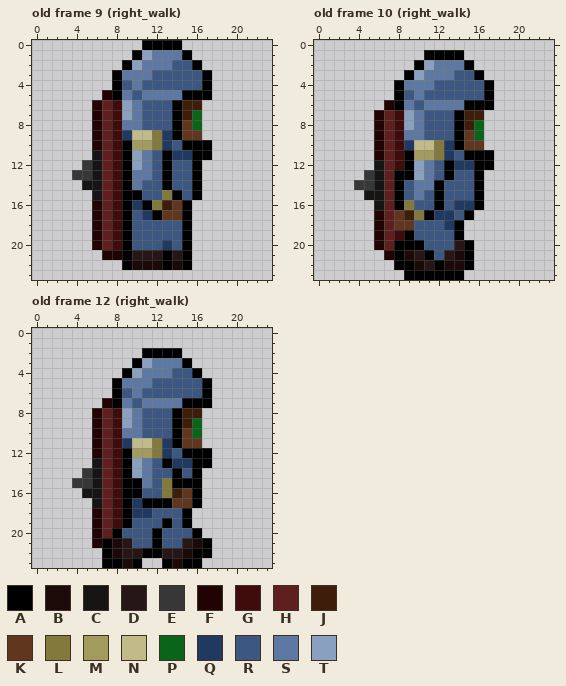
File history of a pixel-art file, art/shield_guy/shield_guy.ase. That is the earlier state.
24x24 pixels, 24 frames. Shown: old frame 9 (right_walk), old frame 10 (right_walk), old frame 12 (right_walk). The commit also changed other frames, which this record leaves out.
Palette (. is transparent): A #000000  B #1c0a09  C #161514  D #261615  E #383737  F #210303  G #3f0b0b  H #601f1f  J #3f1d0b  K #60361f  L #82793b  M #a39b5d  N #c1bb89  P #0a641a  Q #1f3960  R #3b5782  S #5d79a3  T #89a0c1
Pixels before, old frame 9 (right_walk), first column x 4:
 0 .......AAAA...
 1 ......ATSSSA..
 2 .....ATSSSRRA.
 3 ....ASSSRRRRRA
 4 ....ARSRRRRRRA
 5 ...FASRSSSSAAA
 6 ..FHGTSRRRAJJ.
 7 ..FHGTSRRRAJP.
 8 ..FHGSSRRRAKP.
 9 ..FHGQNNLQAKK.
10 ..FHGAMMLQRAAA
11 ..CHGATSRAQQAA
12 .ECHGATSRARRA.
13 EECHGASSRARRA.
14 .CCHGASRRARRA.
15 ..CHGAARRLARA.
16 ..FHGAQALJKA..
17 ..FHGARQAKKA..
18 ..FHGARRRRRA..
19 ..FHGARRRRRA..
20 ..FHGARRRQRA..
21 ...FFADDDADA..
22 .....ABBBABA..
Pixels before, old frame 10 (right_walk), first column x 4:
 1 .......AAAA...
 2 ......ATSSSA..
 3 .....ATSSSRRA.
 4 ....ASSSRRRRRA
 5 ....ARSRRRRRRA
 6 ...FASRSSSSAAA
 7 ..FHGTSRRRAJJ.
 8 ..FHGTSRRRAJP.
 9 ..FHGSSRRRAKP.
10 ..FHGQNNLQAKK.
11 ..FHGAMMLQRAAA
12 ..CHGATSRAQQAA
13 .ECHAATSRARRA.
14 EECHARSSARRRA.
15 .CCHARSRARRRA.
16 ..CHALRRARQQA.
17 ..FHKJLAQQRA..
18 ..FHKKRRRQA...
19 ..FHGARRRRA...
20 ..FHAAARRRDA..
21 ...FABDARDBA..
22 ....AABDABBA..
23 .....AAAAAA...
Pixels before, old frame 12 (right_walk), first column x 4:
 2 .......AAAA...
 3 ......ATSSSA..
 4 .....ATSSSRRA.
 5 ....ASSSRRRRRA
 6 ....ARSRRRRRRA
 7 ...FASRSSSSAAA
 8 ..FHGTSRRRAJJ.
 9 ..FHGTSRRRAJP.
10 ..FHGSSRRRAKP.
11 ..FHGQNNLQAKK.
12 ..FHGAMMLQRAAA
13 ..CHGATSRAQQAA
14 .ECHGATSRRARA.
15 EECHGAASRLAAA.
16 .CCHGAARRLJKA.
17 ..CHGAQAAAKKA.
18 ..FHGAQQRRRA..
19 ..FHGARRRARA..
20 ..FHARRRARRRA.
21 ..FABDRRARRDBA
22 ...ABDDAADDBAA
23 ...AABA..ABAA.
New version:
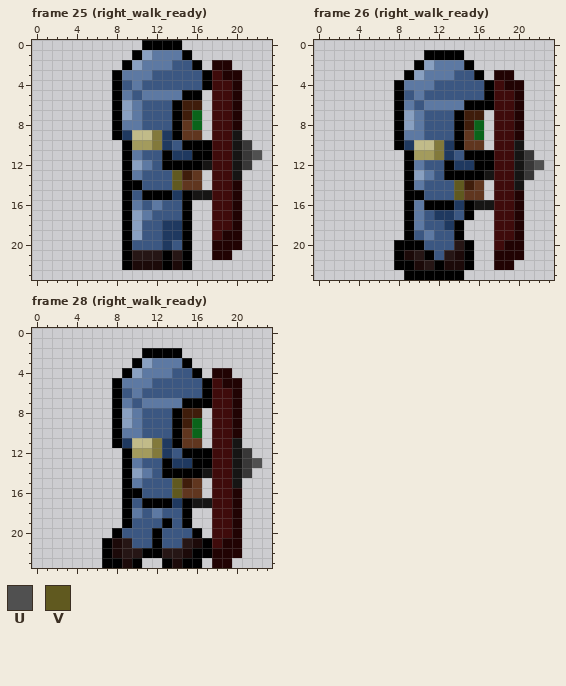
Colours new in this view: U #505050  V #60591f
A new or re-ordered frame is compared with the old frame closest to it.
From the commit log: add rightward combat-ready walk animation for shield class
Edits made:
frames 24 -> 28
Changed rows in their new state; - is an unchanged pixel.
Frame 25 (right_walk_ready) is new; against old frame 9 (right_walk):
first column x 4:
 2 --------------FF---
 3 --------------GFF--
 4 --------------GGF--
 5 ---.---------.GGF--
 6 --..A---------GGF--
 7 --..A---------GGF--
 8 --..A---------GGF--
 9 --..A---------GGC--
10 --...---------GGCE-
11 --...-SR------GGCEU
12 -....-----AA-CGGCE-
13 .....--R-RVJK-GGC--
14 -....-A--RVKK-GGF--
15 --...-RAAAQACCGGF--
16 --...-SRSRR---GGF--
17 --...-TSRRR---GGF--
18 --...-T--QQ---GGF--
19 --...-T--QQ---GFF--
20 --...---------FFF--
21 ---..---------FF---
Frame 26 (right_walk_ready) is new; against old frame 10 (right_walk):
first column x 4:
 3 --------------FF---
 4 --------------GFF--
 5 --------------GGF--
 6 ---.----------GGF--
 7 --..A---------GGF--
 8 --..A---------GGF--
 9 --..A---------GGF--
10 --..A---------GGC--
11 --...---------GGCE-
12 --...-SR------GGCEU
13 -....-----AA-CGGCE-
14 .....A-RR-VJK-GGC--
15 -....AA-R-VKK-GGF--
16 --...ASA-A-ACCGGF--
17 --...ASR------GGF--
18 --...AS-------GGF--
19 --...--S------GGF--
20 --..----------GFF--
21 ---.----------FFF--
22 --------------FF---
Frame 28 (right_walk_ready) is new; against old frame 12 (right_walk):
first column x 4:
 4 --------------FF---
 5 --------------GFF--
 6 --------------GGF--
 7 ---.----------GGF--
 8 --..A---------GGF--
 9 --..A---------GGF--
10 --..A---------GGF--
11 --..A---------GGC--
12 --...---------GGCE-
13 --...-SR------GGCEU
14 -....----A-A-CGGCE-
15 .....-SR-RVJK-GGC--
16 -....----RV-K-GGF--
17 --...-R---QACCGGF--
18 --...-SRS-----GGF--
19 --...---------GGF--
20 --..----------GGF--
21 --.-----------GFF--
22 --------------FFF--
23 --------------FF---
Pixel boxes of the changes (left, top, right, bottom) in both pictures:
changed: (72, 60, 262, 260)
changed: (354, 70, 544, 270)
changed: (72, 368, 262, 568)
